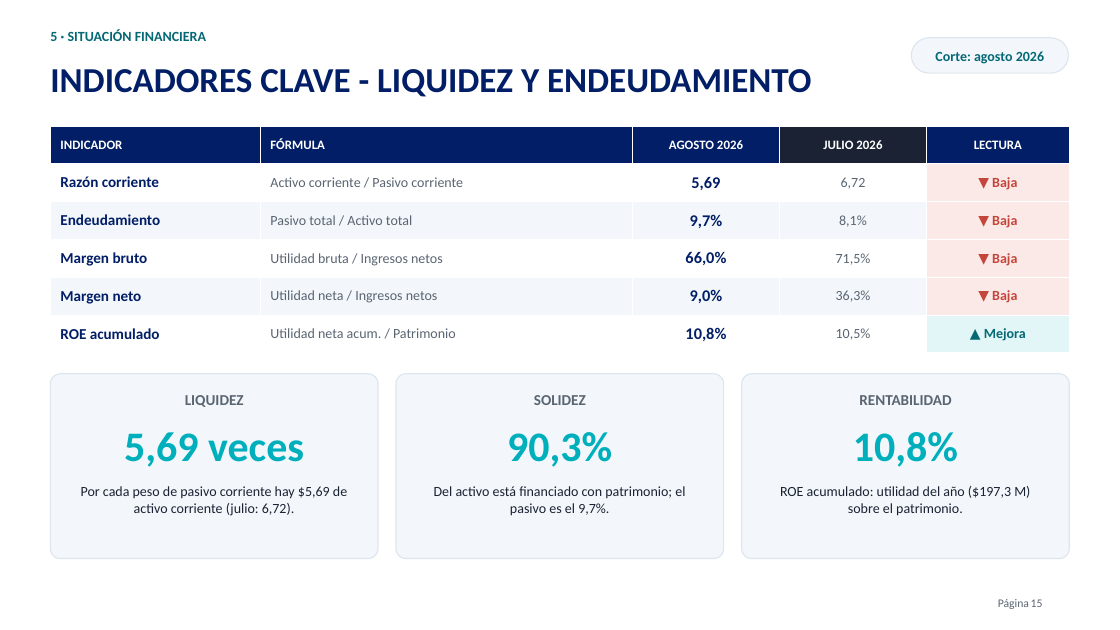
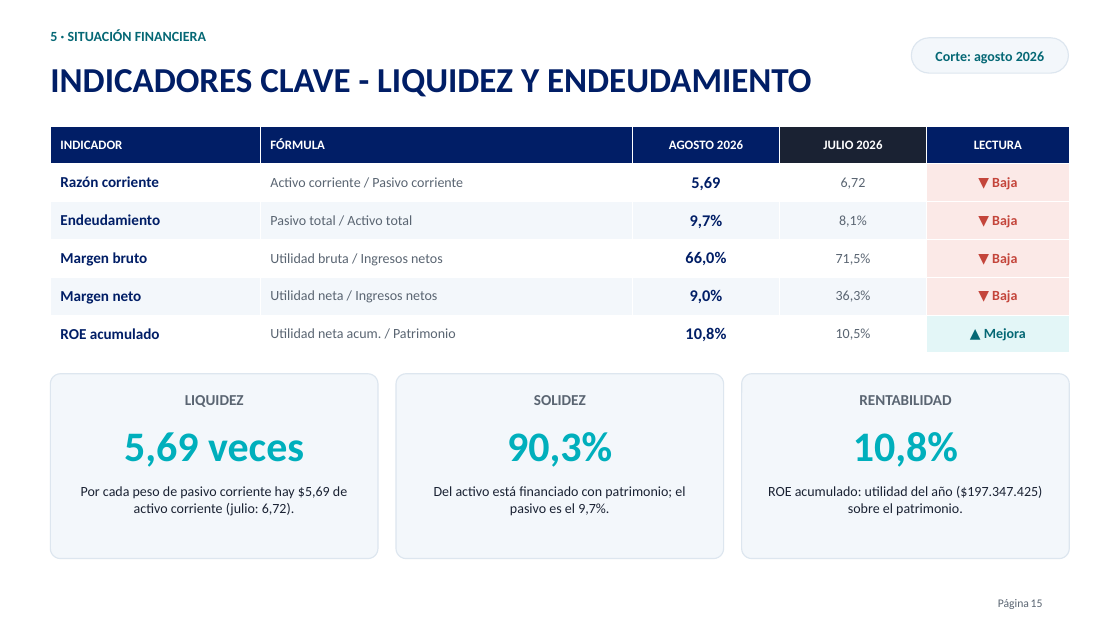
Before and after one commit to FAFAPAPARORO/MACROS-Y-PRESENTACIONES, a slide deck: slide 15 of presentaciones/juridica/Analisis_Financiero_Juridica_Agosto_2026.pptx. Drawn at 1120x630 pixels with LibreOffice and Linux fonts; fonts in the diff are those of the drawing; background and template pictures are left out. Boxes give left, top, right and bottom in pixels: in the first picture for what was removed or moved away, otherwise in the second. Text is boxed around its words. In the diff, an @@ line names an element or a change of style, - is before the commit and + after.

```diff
--- a/presentaciones/juridica/Analisis_Financiero_Juridica_Agosto_2026.pptx
+++ b/presentaciones/juridica/Analisis_Financiero_Juridica_Agosto_2026.pptx
@@ text at [768, 486, 1042, 516]: text changed @@
-ROE acumulado: utilidad del año ($197,3 M) sobre el patrimonio.
+ROE acumulado: utilidad del año ($197.347.425) sobre el patrimonio.
```
Also in this commit, not shown: 8 other slides changed, 1 other file.
